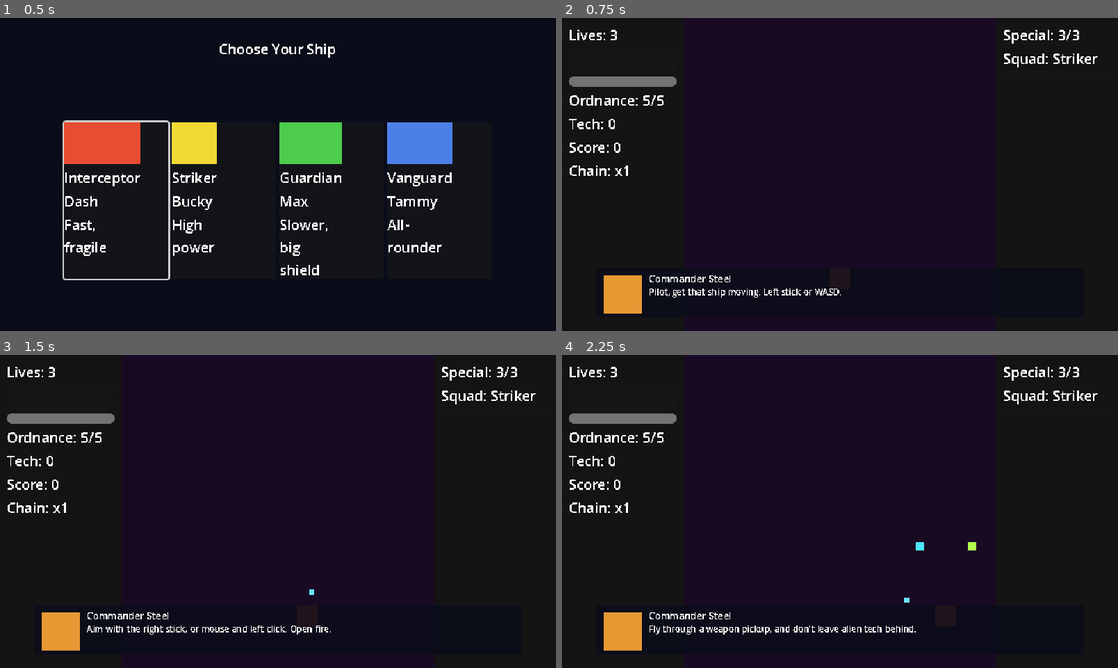
Above: before the commit, frames 1-4 (two rows, left to right).
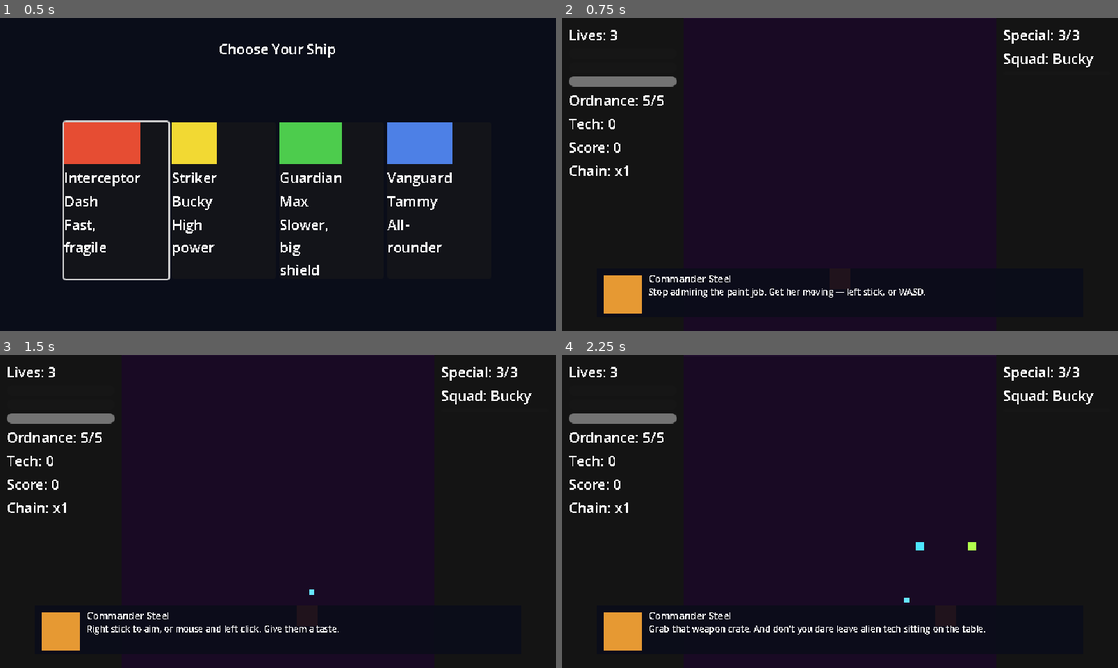
Above: after the commit, the same moments.

Repository: Funfetsunk/terra-intercept
Game: Godot game, scene res://scenes/menus/ship_select.tscn
Two runs of this game, one before a commit and one after it. Both use one fixed random seed, a clock stepped at 60 frames per second and the inputs below.
Inputs (mouse positions are in pixels of both pictures, inside the frame that each line leads up to):
- Up to frame 1 (0.5 s): no input
- Up to frame 2 (0.75 s): click (678, 199) at 0.5 s
- Up to frame 3 (1.5 s): tap Enter (ui_accept) at 1.25 s; move the mouse to (400, 495) at 1.27 s; hold D (p1_move_right) from 1.28 s (still down); click (400, 495) at 1.35 s
- Up to frame 4 (2.25 s): tap Enter (ui_accept) at 1.52 s; release D (p1_move_right) at 2 s; drag from (728, 527) to (945, 614) at 2.02 s

Frame 1 is identical in both runs. In frame 2, 0.6% of the frame differs, in the area x 15-97%, y 11-90%; in frame 3, 0.5%; in frame 4, 0.7%.

Commit message:
Rewrite tutorial dialogue with real voice, fix ship-name leaks
Two bugs from the pilot naming pass: HUD's squad indicator showed
ship_name ("Squad: Interceptor") instead of pilot_name, and the squad
radio-in line itself was built from ship_name ("Interceptor here."),
clashing with the pilot_name already shown as speaker. Both now use
pilot_name.

Added ShipData.radio_intro so each pilot has their own line instead
of one generic templated format string - Dash, Bucky, Max and Tammy
each get a distinct personality-flavored callout before the shared
control instruction.

Rewrote every Commander Steel line (movement/firing/pickup/focus/
ordnance beats + mission intro) to sound like the gruff ex-pilot the
design doc describes, replacing the flat instructional placeholder
text.

Also found and fixed the actual source of the old placeholder names
"Hotshot/Technician/Veteran/Leader" (docs/terra-intercept-design-
summary.md's ship table still had them, plus a stale "still to be
chosen" note) - updated to match the decided names.

Co-Authored-By: Claude Sonnet 5 <noreply@anthropic.com>
Claude-Session: https://claude.ai/code/session_01RV6NjfYkb9ah9RXEg66au1

Diff:
--- a/data/missions/dialogue_intro_01.tres
+++ b/data/missions/dialogue_intro_01.tres
@@ -7,5 +7,5 @@
 trigger_time = 2.0
 speaker_name = "Commander Steel"
 portrait_color = Color(0.9, 0.6, 0.2, 1)
-text = "Command here. Systems nominal, pilot. Watch the skies."
+text = "Steel here. Systems check clean. Eyes up — we've got company inbound."
 duration = 4.0
--- a/data/missions/london_mission.tres
+++ b/data/missions/london_mission.tres
@@ -368,4 +368,4 @@
 spawn_entries = Array[ExtResource("7_xwqmn")]([ExtResource("10"), ExtResource("11"), ExtResource("12"), ExtResource("13 …(6778 unchanged characters)…
 section_markers = Array[ExtResource("3_76mkl")]([ExtResource("2"), ExtResource("3"), ExtResource("4")])
 tutorial_beats = Array[ExtResource("12_gauyo")]([ExtResource("5"), ExtResource("6"), ExtResource("7"), ExtResource("8"), ExtResource("9")])
-squad_radio_text_format = "%s here. Cycle squad with Q/E (or LB/RB), then fire with right click (or RT)."
+squad_radio_text_format = "Cycle squad with Q/E (or LB/RB), then fire the special with right click (or RT)."
--- a/data/missions/london_tutorial_beat_firing.tres
+++ b/data/missions/london_tutorial_beat_firing.tres
@@ -6,6 +6,6 @@
 script = ExtResource("1")
 speaker_name = "Commander Steel"
 portrait_color = Color(0.9, 0.6, 0.2, 1)
-text = "Aim with the right stick, or mouse and left click. Open fire."
+text = "Right stick to aim, or mouse and left click. Give them a taste."
 duration = 4.0
 action = 1
--- a/data/missions/london_tutorial_beat_focus.tres
+++ b/data/missions/london_tutorial_beat_focus.tres
@@ -6,6 +6,6 @@
 script = ExtResource("1")
 speaker_name = "Commander Steel"
 portrait_color = Color(0.9, 0.6, 0.2, 1)
-text = "Hold the left trigger or Shift for focus. Slows things down so you can thread the gaps."
+text = "Left trigger, or Shift — that's focus. Buys you time to thread the gaps. Don't lean on it."
 duration = 4.0
 action = 3
--- a/data/missions/london_tutorial_beat_movement.tres
+++ b/data/missions/london_tutorial_beat_movement.tres
@@ -6,6 +6,6 @@
 script = ExtResource("1")
 speaker_name = "Commander Steel"
 portrait_color = Color(0.9, 0.6, 0.2, 1)
-text = "Pilot, get that ship moving. Left stick or WASD."
+text = "Stop admiring the paint job. Get her moving — left stick, or WASD."
 duration = 4.0
 action = 0
--- a/data/missions/london_tutorial_beat_ordnance.tres
+++ b/data/missions/london_tutorial_beat_ordnance.tres
@@ -6,6 +6,6 @@
 script = ExtResource("1")
 speaker_name = "Commander Steel"
 portrait_color = Color(0.9, 0.6, 0.2, 1)
-text = "A for ordnance, pilot. Use it wisely, you don't have much."
+text = "Ordnance is on A. Five shots up here, no refills. Make them count."
 duration = 4.0
 action = 4
--- a/data/missions/london_tutorial_beat_pickup_and_tech.tres
+++ b/data/missions/london_tutorial_beat_pickup_and_tech.tres
@@ -6,6 +6,6 @@
 script = ExtResource("1")
 speaker_name = "Commander Steel"
 portrait_color = Color(0.9, 0.6, 0.2, 1)
-text = "Fly through a weapon pickup, and don't leave alien tech behind."
+text = "Grab that weapon crate. And don't you dare leave alien tech sitting on the table."
 duration = 4.0
 action = 2
--- a/data/ships/guardian_ship_data.tres
+++ b/data/ships/guardian_ship_data.tres
@@ -6,6 +6,7 @@
 script = ExtResource("1")
 ship_name = "Guardian"
 pilot_name = "Max"
+radio_intro = "Max on station. I've got you."
 ship_color = Color(0.3, 0.8, 0.3, 1)
 traits_description = "Slower, big shield"
 move_speed = 110.0
--- a/data/ships/interceptor_ship_data.tres
+++ b/data/ships/interceptor_ship_data.tres
@@ -6,6 +6,7 @@
 script = ExtResource("1")
 ship_name = "Interceptor"
 pilot_name = "Dash"
+radio_intro = "Dash, inbound. Watch this."
 ship_color = Color(0.9, 0.3, 0.2, 1)
 traits_description = "Fast, fragile"
 move_speed = 170.0
--- a/data/ships/striker_ship_data.tres
+++ b/data/ships/striker_ship_data.tres
@@ -6,6 +6,7 @@
 script = ExtResource("1")
 ship_name = "Striker"
 pilot_name = "Bucky"
+radio_intro = "Bucky here. Guns hot, say the word."
 ship_color = Color(0.95, 0.85, 0.2, 1)
 traits_description = "High power"
 move_speed = 125.0
--- a/data/ships/vanguard_ship_data.tres
+++ b/data/ships/vanguard_ship_data.tres
@@ -6,6 +6,7 @@
 script = ExtResource("1")
 ship_name = "Vanguard"
 pilot_name = "Tammy"
+radio_intro = "Tammy, standing by. Just say when."
 ship_color = Color(0.3, 0.5, 0.9, 1)
 traits_description = "All-rounder"
 move_speed = 130.0
--- a/scenes/hud/hud.gd
+++ b/scenes/hud/hud.gd
@@ -60,7 +60,7 @@
 	_special_progress_bar.value = progress
 
 func _on_squad_selection_changed(ship: ShipData) -> void:
-	_squad_label.text = "Squad: %s" % ship.ship_name
+	_squad_label.text = "Squad: %s" % ship.pilot_name
 
 func _on_special_fired(_ship: ShipData) -> void:
 	_squad_label.modulate = special_fire_flash_color
--- a/scripts/resources/ship_data.gd
+++ b/scripts/resources/ship_data.gd
@@ -8,6 +8,7 @@
 @export var pilot_name: String = ""
 @export var ship_color: Color = Color.WHITE
 @export var traits_description: String = ""
+@export var radio_intro: String = ""
 
 @export_group("Movement")
 @export var move_speed: float = 90.0
--- a/scripts/systems/tutorial_sequencer.gd
+++ b/scripts/systems/tutorial_sequencer.gd
@@ -144,7 +144,7 @@
 		var beat: TutorialBeat = TutorialBeat.new()
 		beat.speaker_name = _current_squad_ship.pilot_name
 		beat.portrait_color = _current_squad_ship.ship_color
-		beat.text = mission.squad_radio_text_format % _current_squad_ship.ship_name
+		beat.text = "%s %s" % [_current_squad_ship.radio_intro, mission.squad_radio_text_format]
 		beat.action = TutorialBeat.Action.SPECIAL
 		_beat_active = true
 		get_tree().paused = true
Not shown, changed: docs/terra-intercept-design-summary.md
